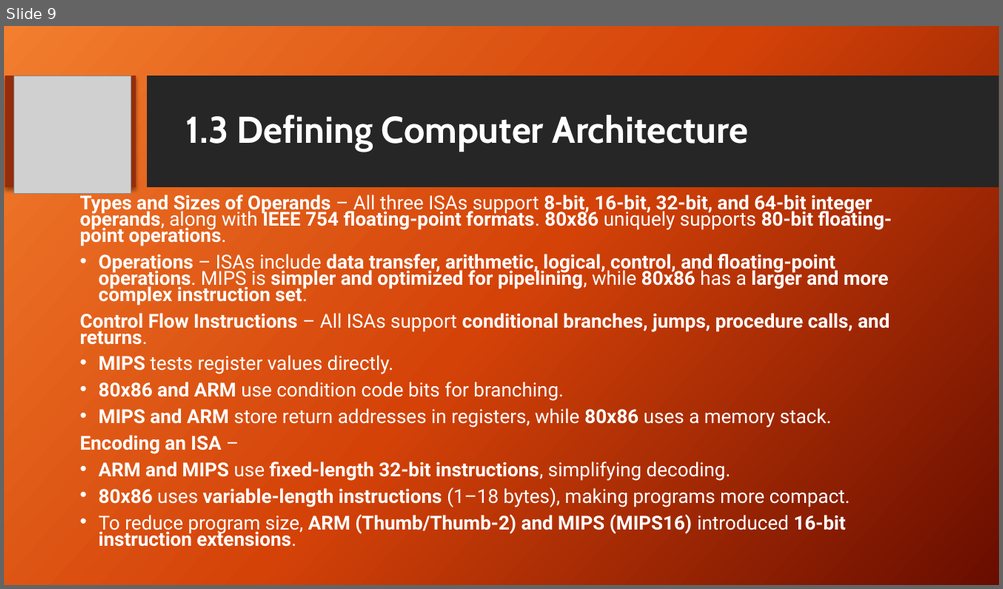
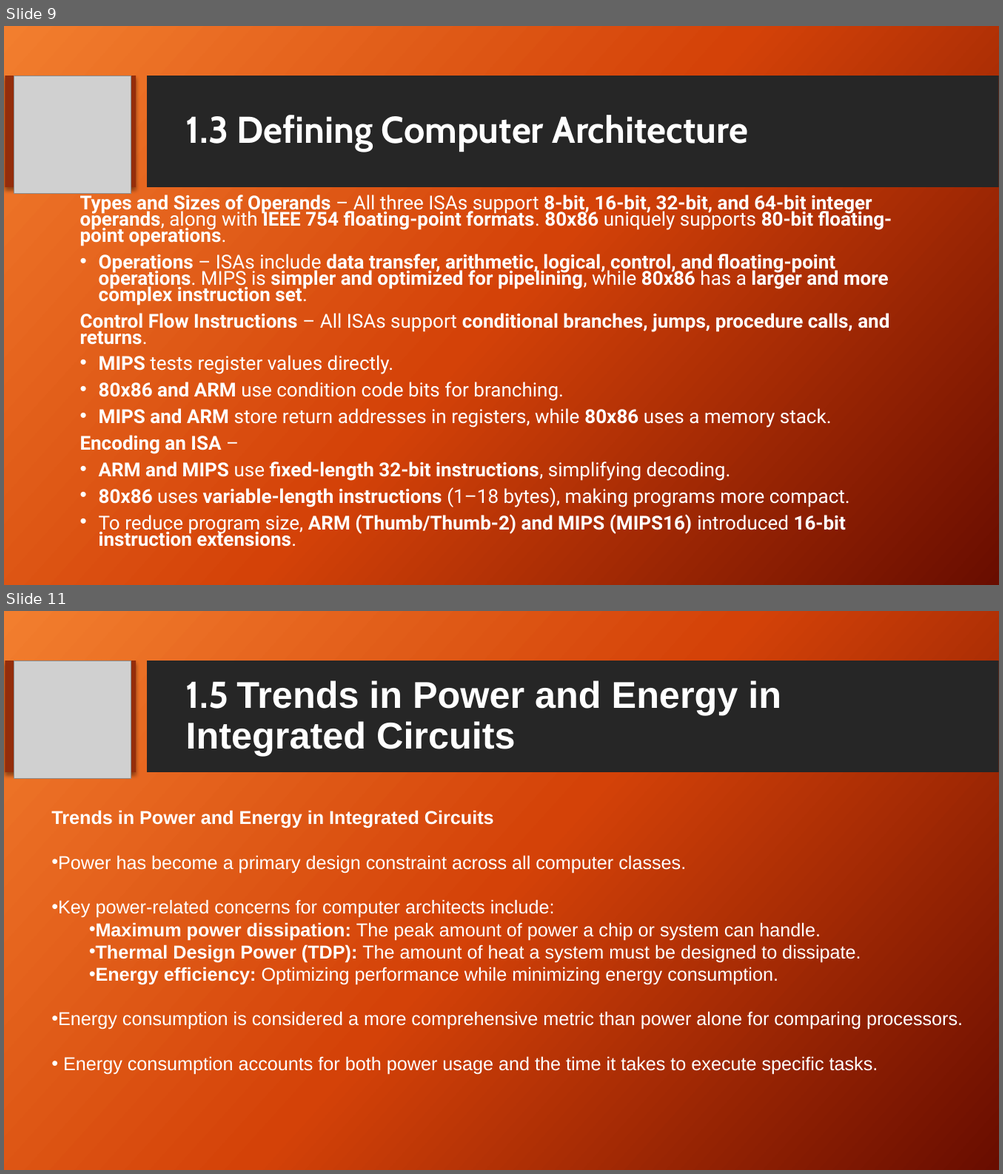
Before and after one commit to Em5800/Computer-Architecture, a slide deck: WANJOHI ELVIS MUTHUMBI Reading Assignment.pptx. Shown one above the other, each under a label of ours: slide 9 before the commit, slides 9 and 11 after it; the slides between them are not shown. The pictures are 1003x589 and 1003x1174 pixels, drawn with LibreOffice and Linux fonts; fonts in the diff are those of the drawing; grey boxes stand for pictures; background and template pictures are left out. Boxes give left, top, right and bottom in pixels: in the first picture for what was removed or moved away, otherwise in the second. Text is boxed around its words. In the diff, an @@ line names an element or a change of style, - is before the commit and + after.

```diff
--- a/WANJOHI ELVIS MUTHUMBI Reading Assignment.pptx
+++ b/WANJOHI ELVIS MUTHUMBI Reading Assignment.pptx
@@ slide 11 added at bbox=[4, 611, 999, 1170], background picture (left out); not listed: 2 template elements that a slide beside it also shows @@
@@ picture added at bbox=[14, 661, 131, 778] @@
@@ title added at bbox=[186, 681, 781, 756], 36 pt, text #FFFFFF, bold @@
+1.5 Trends in Power and Energy in Integrated Circuits
@@ text added at bbox=[51, 810, 962, 1075], 18 pt, text #FFFFFF @@
+Trends in Power and Energy in Integrated Circuits
+• Power has become a primary design constraint across all computer classes.
+• Key power-related concerns for computer architects include:
+  • Maximum power dissipation: The peak amount of power a chip or system can handle.
+  • Thermal Design Power (TDP): The amount of heat a system must be designed to dissipate.
+  • Energy efficiency: Optimizing performance while minimizing energy consumption.
+• Energy consumption is considered a more comprehensive metric than power alone for comparing processors.
+• Energy consumption accounts for both power usage and the time it takes to execute specific tasks.
```
Also in this commit, not shown: 2 other slides added, 4 other files.
